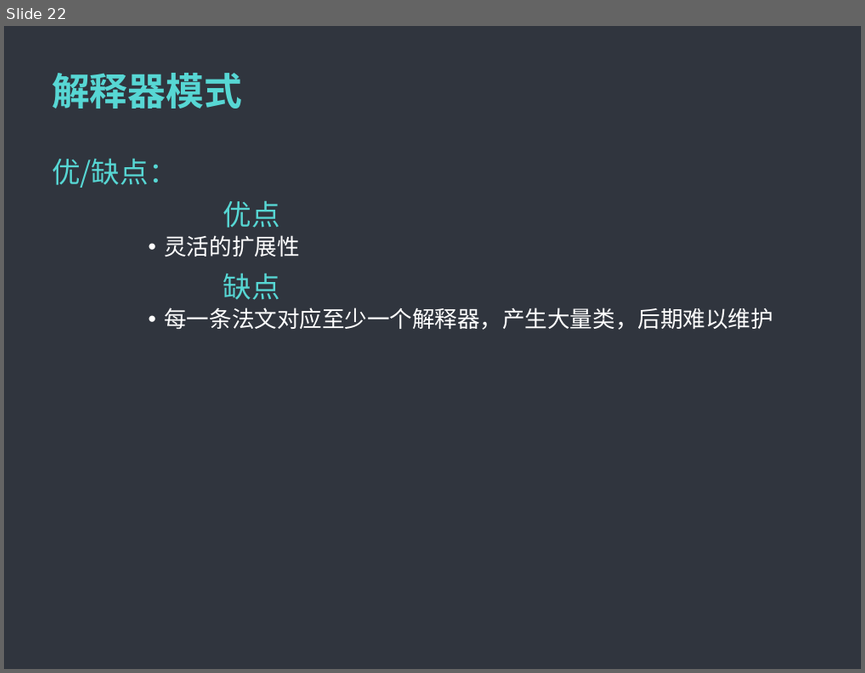
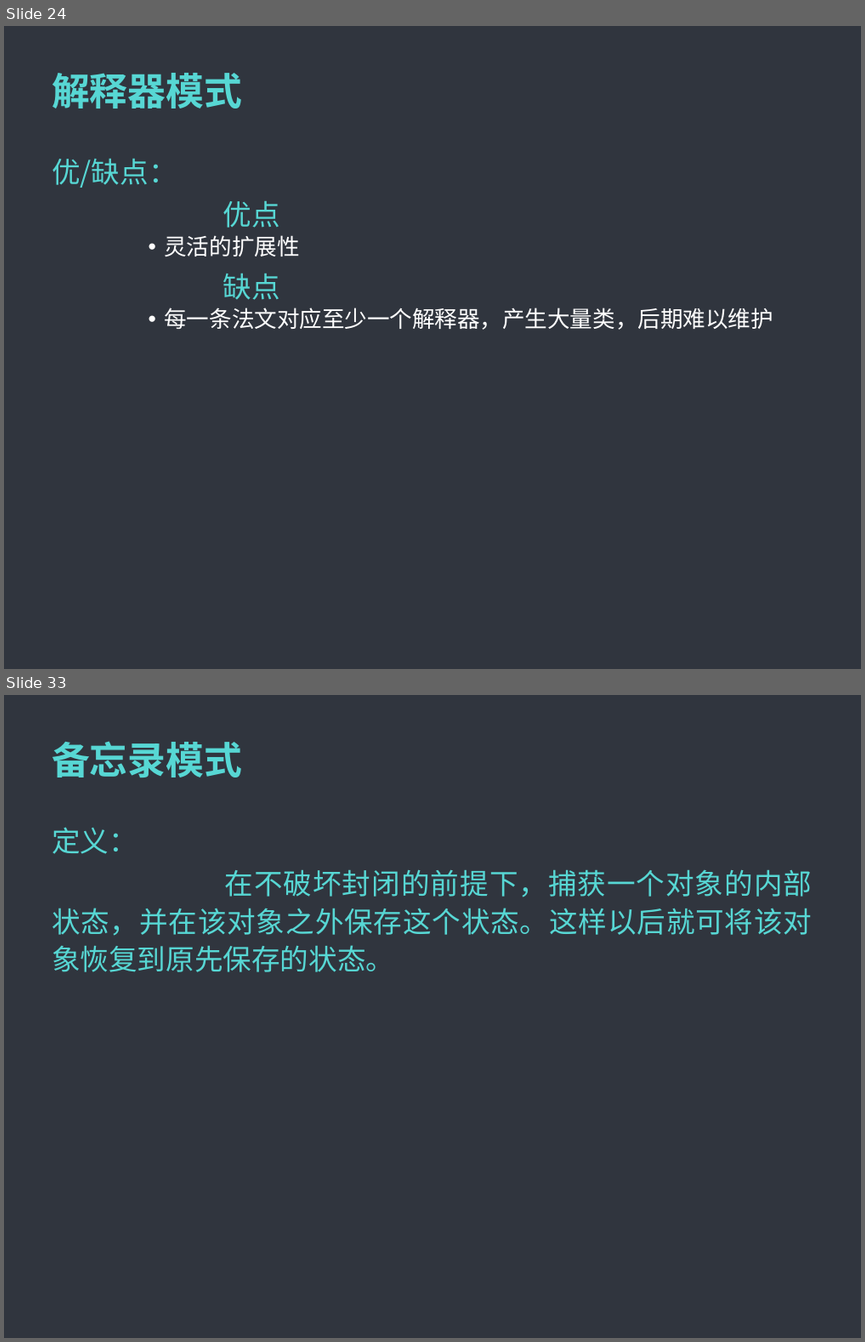
Before and after one commit to MintLy/JavaDesignMode, a slide deck: DesignMode.ppt. Shown one above the other, each under a label of ours: slide 22 before the commit, slides 24 and 33 after it; the slides between them are not shown. The pictures are 865x673 and 865x1342 pixels, drawn with LibreOffice and Linux fonts; fonts in the diff are those of the drawing; background and template pictures are left out. Boxes give left, top, right and bottom in pixels: in the first picture for what was removed or moved away, otherwise in the second. Text is boxed around its words. In the diff, an @@ line names an element or a change of style, - is before the commit and + after.

```diff
--- a/DesignMode.ppt
+++ b/DesignMode.ppt
@@ slide 33 added at bbox=[4, 695, 861, 1338], background #5F5F5F; not listed: 1 template element that a slide beside it also shows @@
@@ title added at bbox=[52, 741, 242, 777], 32 pt, text #57D7D4, bold @@
+备忘录模式
@@ text added at bbox=[52, 827, 812, 972], 24 pt, text #57D7D4 @@
+定义：
+在不破坏封闭的前提下，捕获一个对象的内部状态，并在该对象之外保存这个状态。这样以后就可将该对象恢复到原先保存的状态。
@@ what was slide 22 is now slide 24 @@
```
Also in this commit, not shown: 1 slide changed, 21 other slides added, 7 other files.
